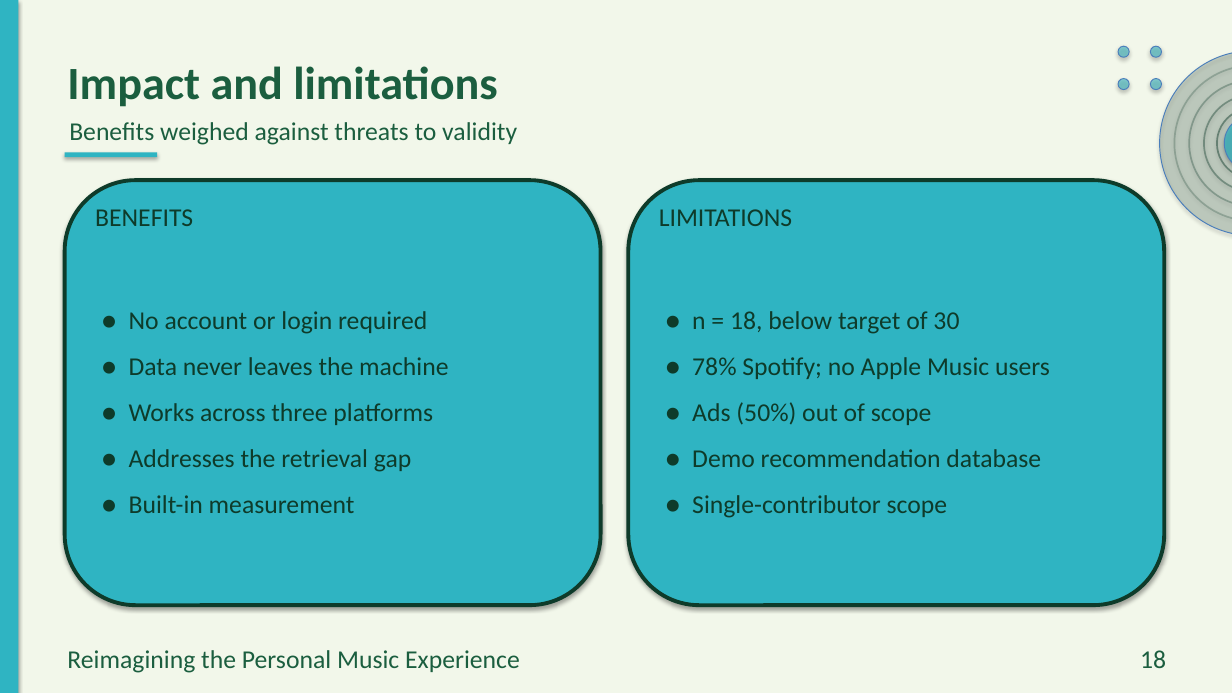
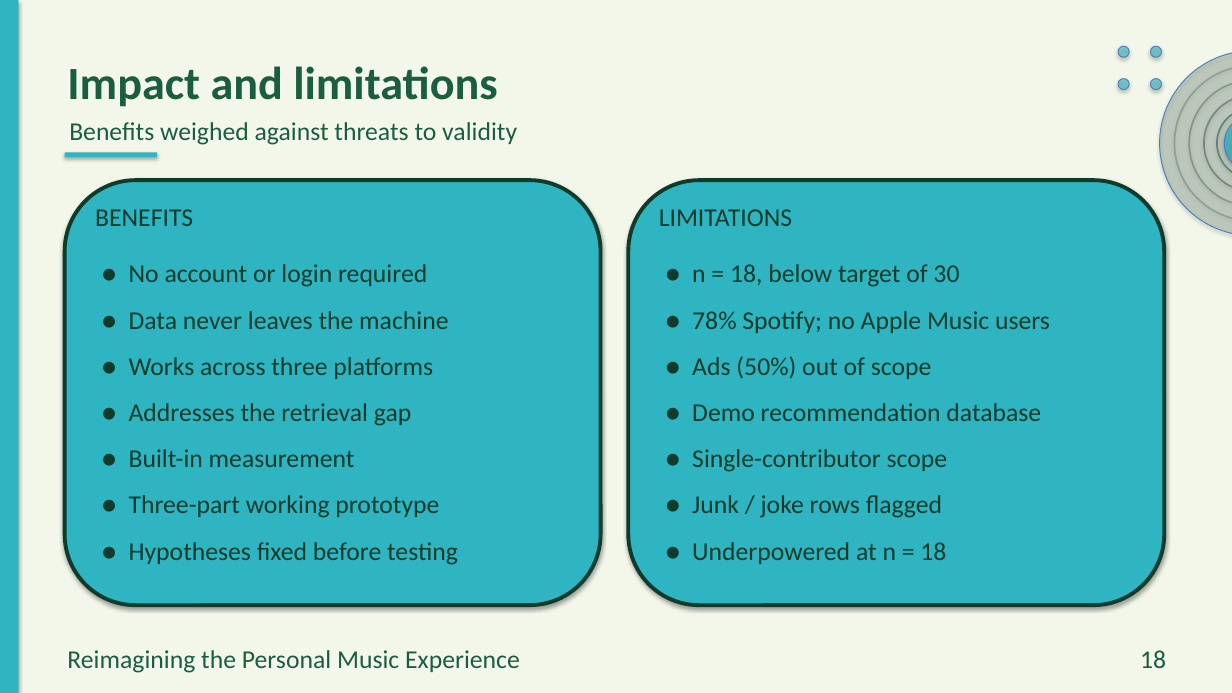
Before and after one commit to preet-kamdar/design-thinking-sem3, a slide deck: slide 18 of docs/Presentation.pptx. Drawn at 1232x693 pixels with LibreOffice and Linux fonts; fonts in the diff are those of the drawing. Boxes give left, top, right and bottom in pixels: in the first picture for what was removed or moved away, otherwise in the second. Text is boxed around its words. In the diff, an @@ line names an element or a change of style, - is before the commit and + after.

Commit message:
Fill slides 18 and 19 panels, tighten and redden slide 14 hypothesis box

```diff
--- a/docs/Presentation.pptx
+++ b/docs/Presentation.pptx
@@ text "● n = 18, below ...": place and size @@
-text "● n = 18, below ..." at bbox=[692, 311, 1050, 518]
+text "● n = 18, below ..." at bbox=[692, 264, 1050, 564]
@@ text at bbox=[129, 449, 355, 467]: more space between paragraphs @@
@@ text at bbox=[692, 449, 948, 472]: more space between paragraphs @@
@@ text at bbox=[129, 495, 458, 565]: paragraphs added @@
+● Three-part working prototype
+● Hypotheses fixed before testing
@@ text at bbox=[692, 495, 946, 564]: paragraphs added @@
+● Junk / joke rows flagged
+● Underpowered at n = 18
```
Also in this commit, not shown: 2 other slides changed, 1 other file.
